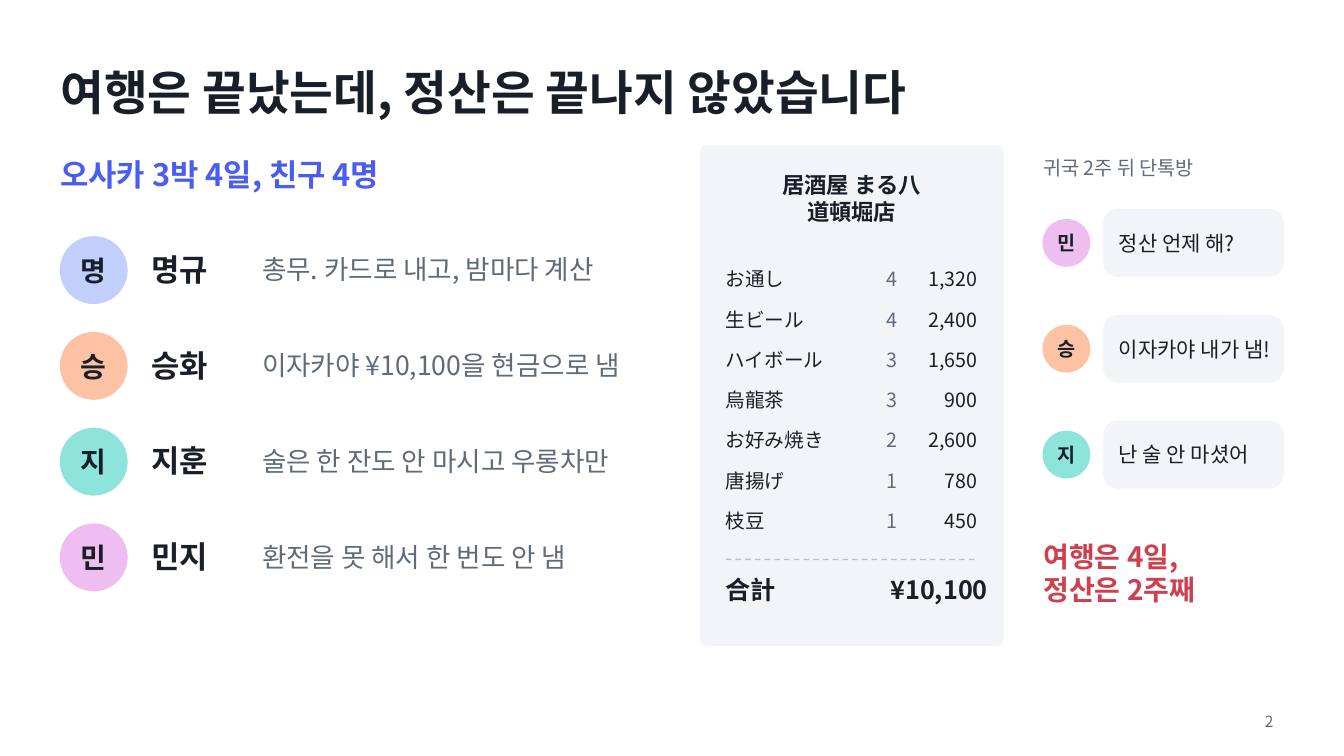
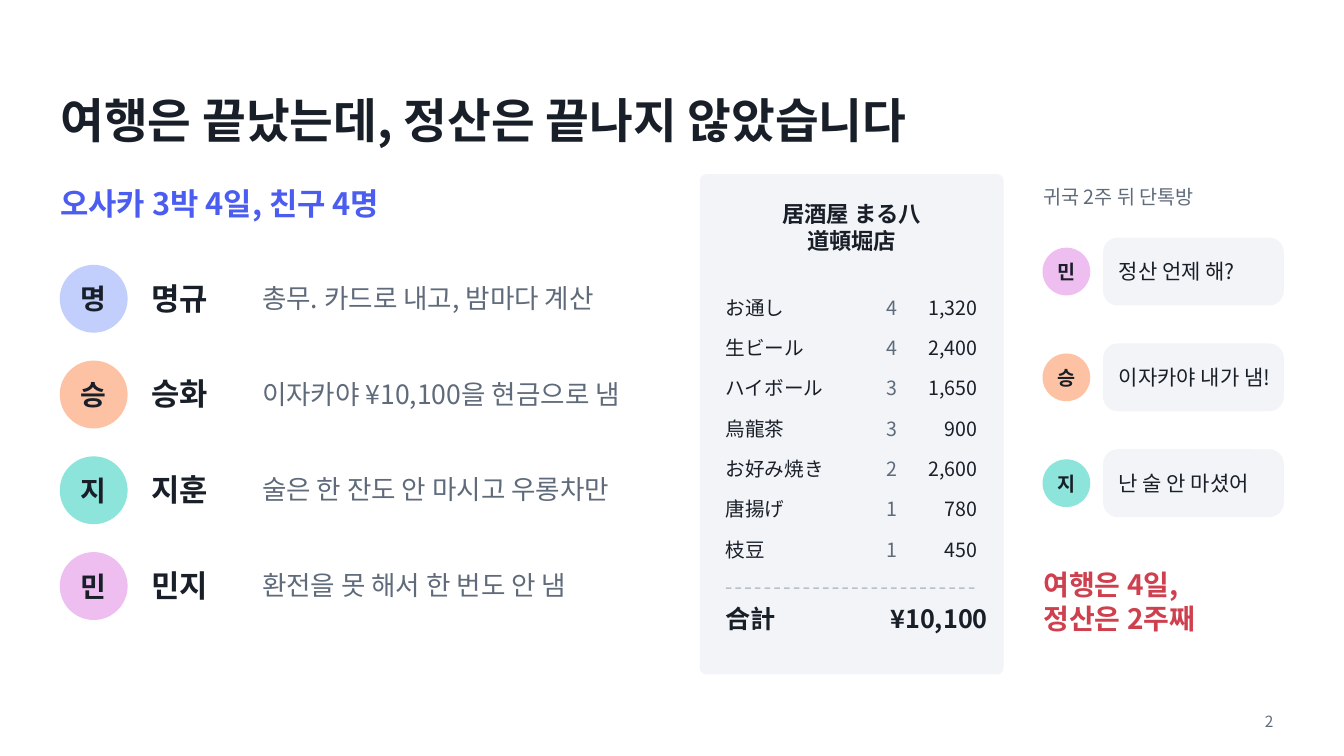
Before and after one commit to mchoe1638-pixel/svc-hackathon-Hashell, a slide deck: slide 2 of docs/pitch/hashell_pitch.pptx. Drawn at 1344x756 pixels with LibreOffice and Linux fonts; fonts in the diff are those of the drawing. Boxes give left, top, right and bottom in pixels: in the first picture for what was removed or moved away, otherwise in the second. Text is boxed around its words. In the diff, an @@ line names an element or a change of style, - is before the commit and + after.

```diff
--- a/docs/pitch/hashell_pitch.pptx
+++ b/docs/pitch/hashell_pitch.pptx
@@ text "4": place and size @@
-text "4" at (886,312,897,327)
+text "4" at (886,300,897,315)
@@ text "3": place and size @@
-text "3" at (886,392,897,407)
+text "3" at (886,380,897,395)
@@ 3 texts: place and size @@
-3 texts at (886,271,897,488)
+3 texts at (886,340,897,557)
@@ 39 texts, 7 ellipses, 4 rounded rectangles, 1 title, 1 line: place and size @@
-39 texts, 7 ellipses, 4 rounded rectangles, 1 title, 1 line at (60,70,1284,645)
+39 texts, 7 ellipses, 4 rounded rectangles, 1 title, 1 line at (60,98,1284,674)
@@ text "1": place and size @@
-text "1" at (886,513,897,528)
+text "1" at (886,501,897,516)
```
Also in this commit, not shown: 12 other slides changed, 8 other files.
